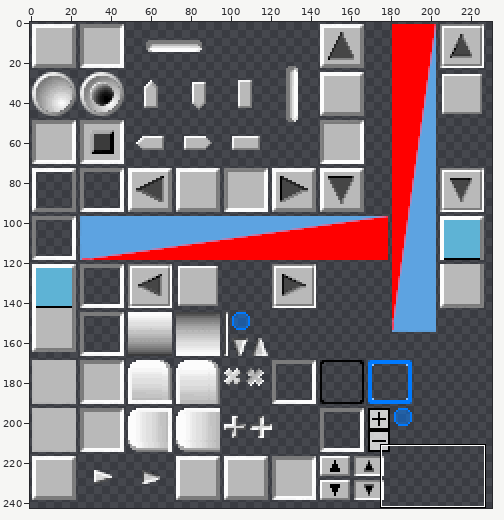
Sprite sheet -- images/GuiDefaultTheme.png. Above: a wide view before the commit, with the close-up outlined.
Close-up. As it was:
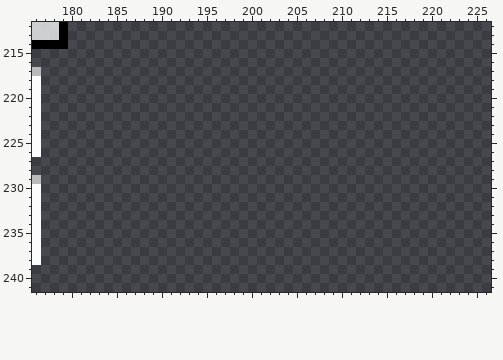
The file is 256x256 pixels. Pixels under 10% opacity are left out. Colours within 5 levels of each other are drawn and written as one. Shown: x 176..226, y 212..241. The wide view leaves out empty margins.
The result:
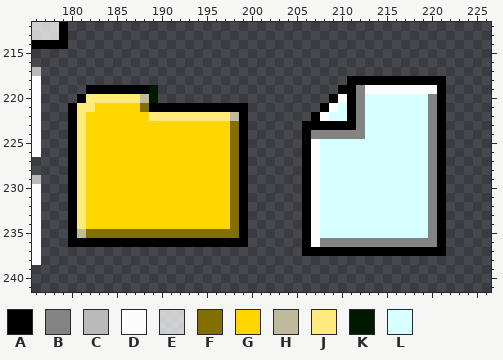
Palette (. is transparent): A #000000  B #838383  C #b9b9b9  D #fcfcfc  E #ffffffbd  F #836e00  G #ffd600  H #c0ba9d  J #ffea7c  K #001900  L #d6ffff
Diff:
There is now colour A in row 218 at x 211 to 221; in row 219 at x 182 to 188, 210 to 211 and 221; in row 220 at x 181, 209, 211 and 221; in row 221 at x 180, 189 to 199, 208, 211 and 221; in row 222 at x 180, 199, 207, 211 and 221; in row 223 at x 180, 199, 206 to 211 and 221.
There is now colour A in rows 224 to 235 at x 180, 199, 206 and 221; in row 236 at x 180 to 199, 206 and 221; in row 237 at x 206 to 221.
There is now colour B in row 219 at x 212; in rows 220 to 223 at x 212 and 220; in row 224 at x 207 to 212 and 220; in rows 225 to 235 at x 220; in row 236 at x 208 to 220.
There is now colour D in row 219 at x 213 to 220; in row 220 at x 210; in row 221 at x 209; in row 222 at x 208; in rows 225 to 236 at x 207.
There is now colour F in row 221 at x 188; in rows 223 to 234 at x 198; in row 235 at x 182 to 198.
There is now colour G in row 221 at x 183 to 187; in row 222 at x 182 to 188; in rows 223 to 234 at x 182 to 197.
There is now colour H in row 220 at x 188; in row 222 at x 198; in row 235 at x 181.
There is now colour J in row 220 at x 182 to 187; in row 221 at x 181 to 182; in row 222 at x 181 and 189 to 197; in rows 223 to 234 at x 181.
There is now colour K in rows 219 to 220 at x 189.
There is now colour L in row 220 at x 213 to 219; in row 221 at x 210 and 213 to 219; in row 222 at x 209 to 210 and 213 to 219; in rows 223 to 224 at x 213 to 219; in rows 225 to 235 at x 208 to 219.
Boxes around the changes in both close-ups, in picture pixels (x1, y1, x2, y2):
added: (302, 76, 446, 256)
added: (68, 85, 248, 247)
